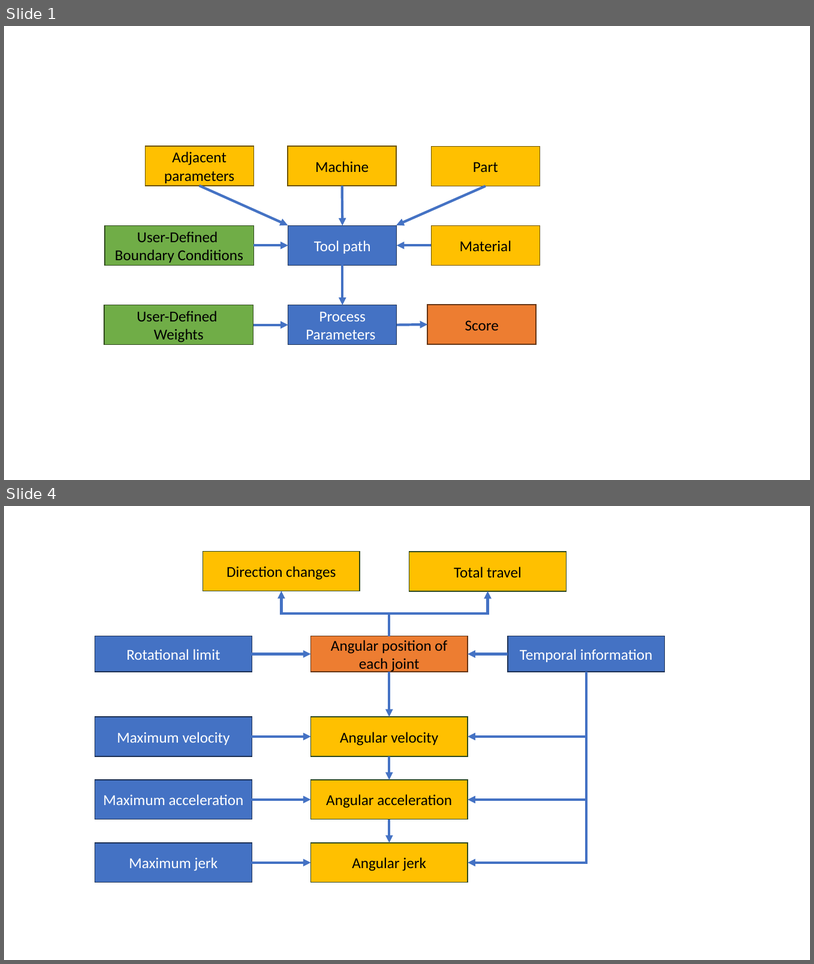
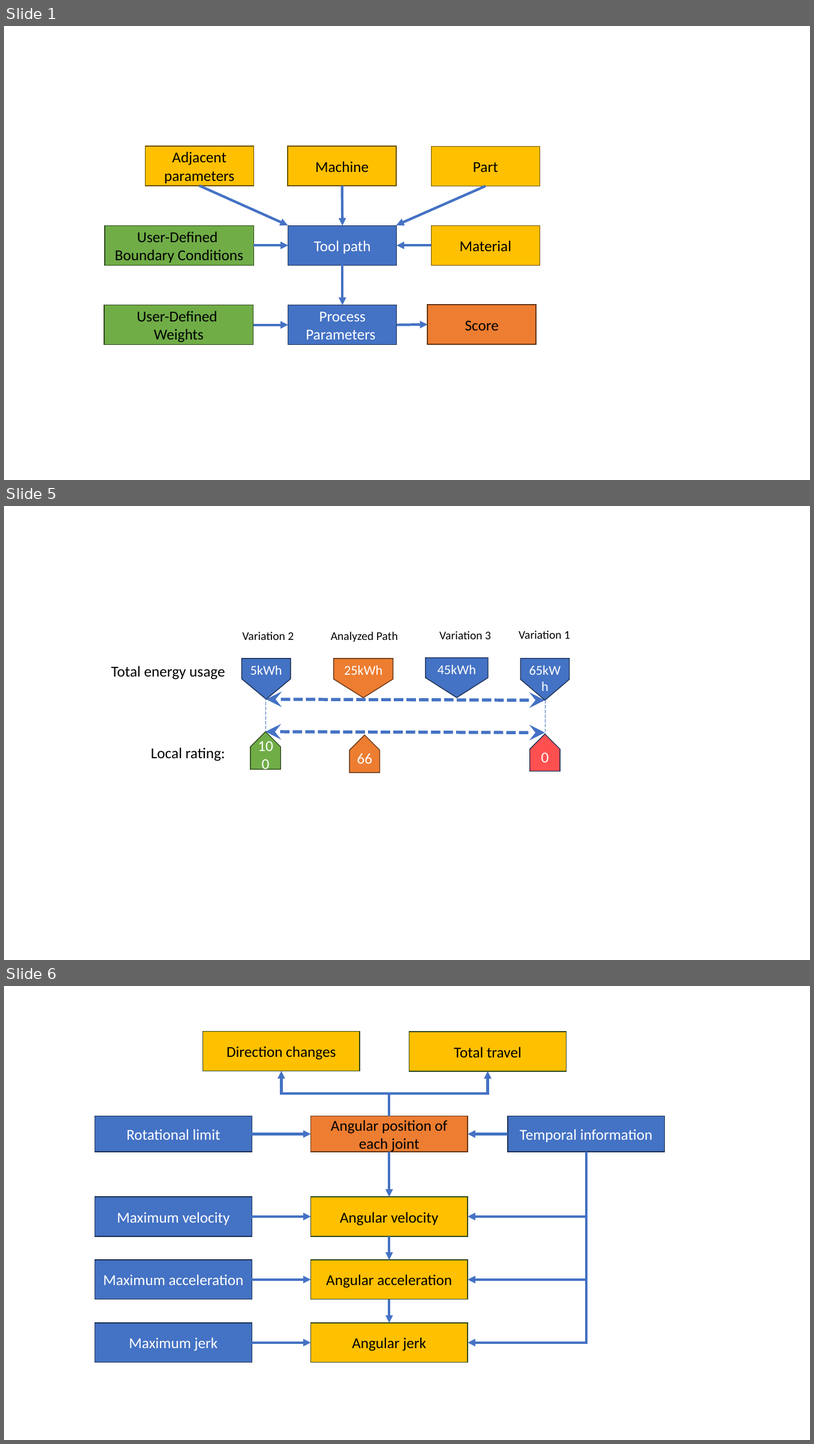
Before and after one commit to JanNalivaika/MASTERS-THESIS, a slide deck: Latex/figures/images.pptx. Shown one above the other, each under a label of ours: slides 1 and 4 before the commit, slides 1, 5 and 6 after it; the slides between them are not shown. The pictures are 814x964 and 814x1444 pixels, drawn with LibreOffice and Linux fonts; fonts in the diff are those of the drawing. Boxes give left, top, right and bottom in pixels: in the first picture for what was removed or moved away, otherwise in the second. Text is boxed around its words. In the diff, an @@ line names an element or a change of style, - is before the commit and + after.

```diff
--- a/Latex/figures/images.pptx
+++ b/Latex/figures/images.pptx
@@ slide 5 added at bbox=[4, 506, 810, 960], background #FFFFFF @@
@@ group added at bbox=[111, 630, 570, 772]: 7 pentagon arrows, 6 texts, 2 double arrows, 2 lines @@
+5kWh
+25kWh
+65kWh
+45kWh
+100
+0
+Total energy usage
+Analyzed Path
+Variation 3
+Variation 1
+Variation 2
+66
+Local rating:
@@ what was slide 4 is now slide 6 @@
```
Also in this commit, not shown: 4 slides changed, 3 other slides added, 22 other files.
